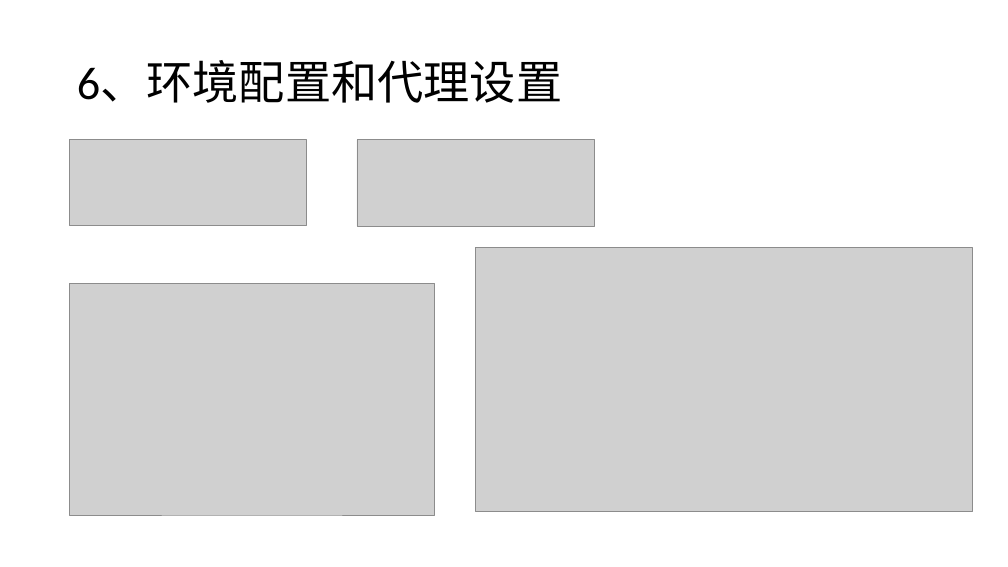
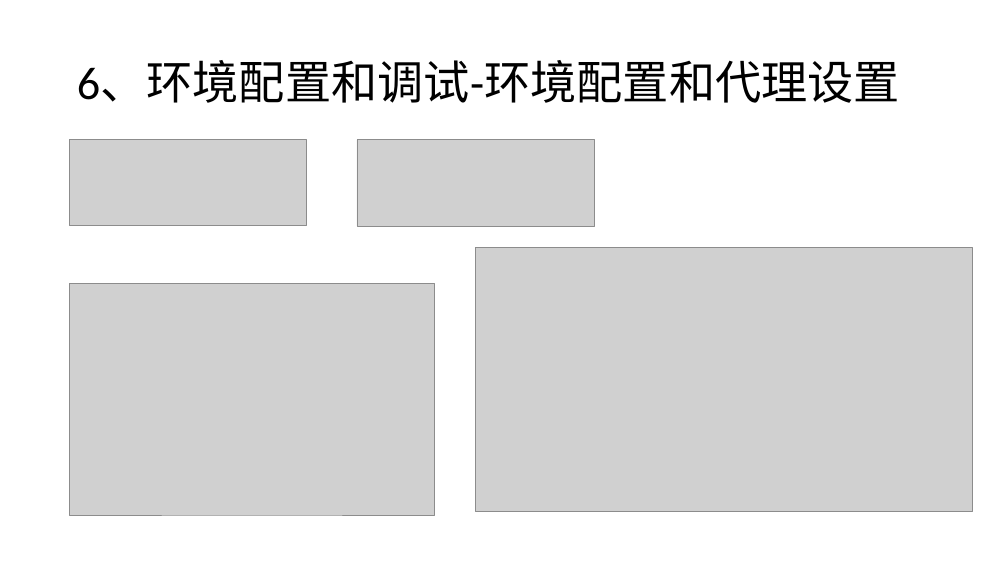
Before and after one commit to liwenxin-jam/vuecli3-starter, a slide deck: slide 22 of doc/vue.pptx (slide 21 before the commit). Drawn at 1008x567 pixels with LibreOffice and Linux fonts; fonts in the diff are those of the drawing; grey boxes stand for pictures. Boxes give left, top, right and bottom in pixels: in the first picture for what was removed or moved away, otherwise in the second. Text is boxed around its words. In the diff, an @@ line names an element or a change of style, - is before the commit and + after.

```diff
--- a/doc/vue.pptx
+++ b/doc/vue.pptx
@@ title at (x1=77, y1=61, x2=900, y2=103): text changed @@
-6、环境配置和代理设置
+6、环境配置和调试-环境配置和代理设置
```
Also in this commit, not shown: 16 other slides changed, 2 slides added, 1 slide removed, 1 other file.
